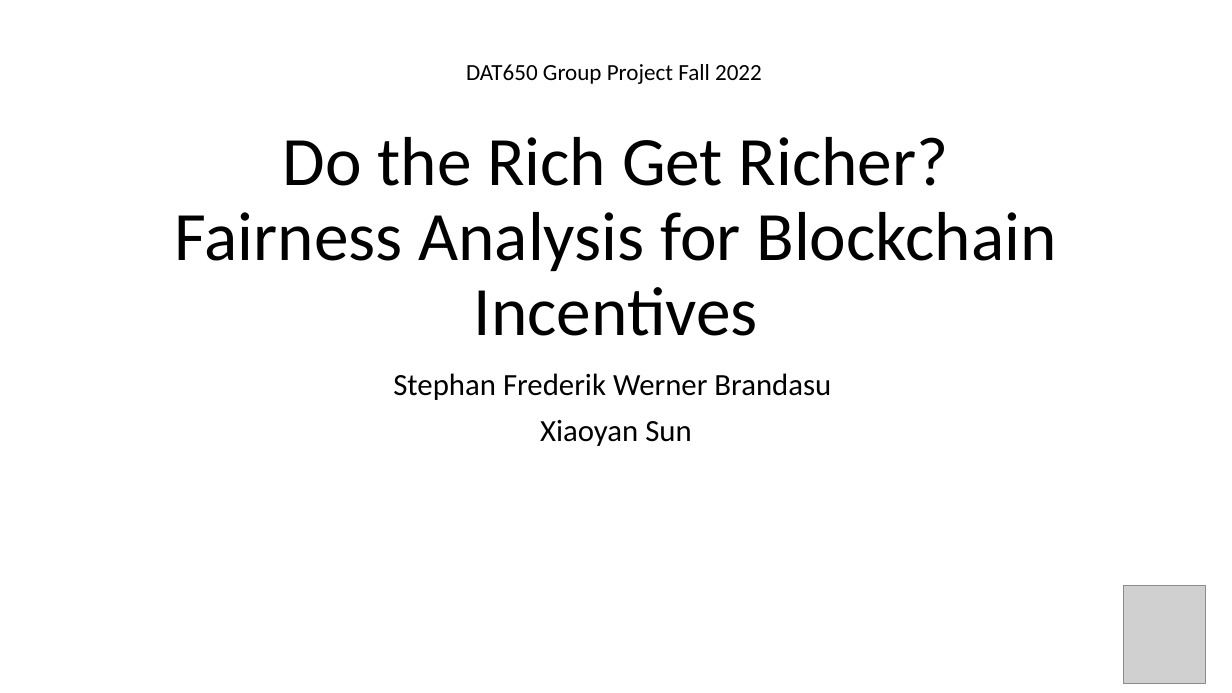
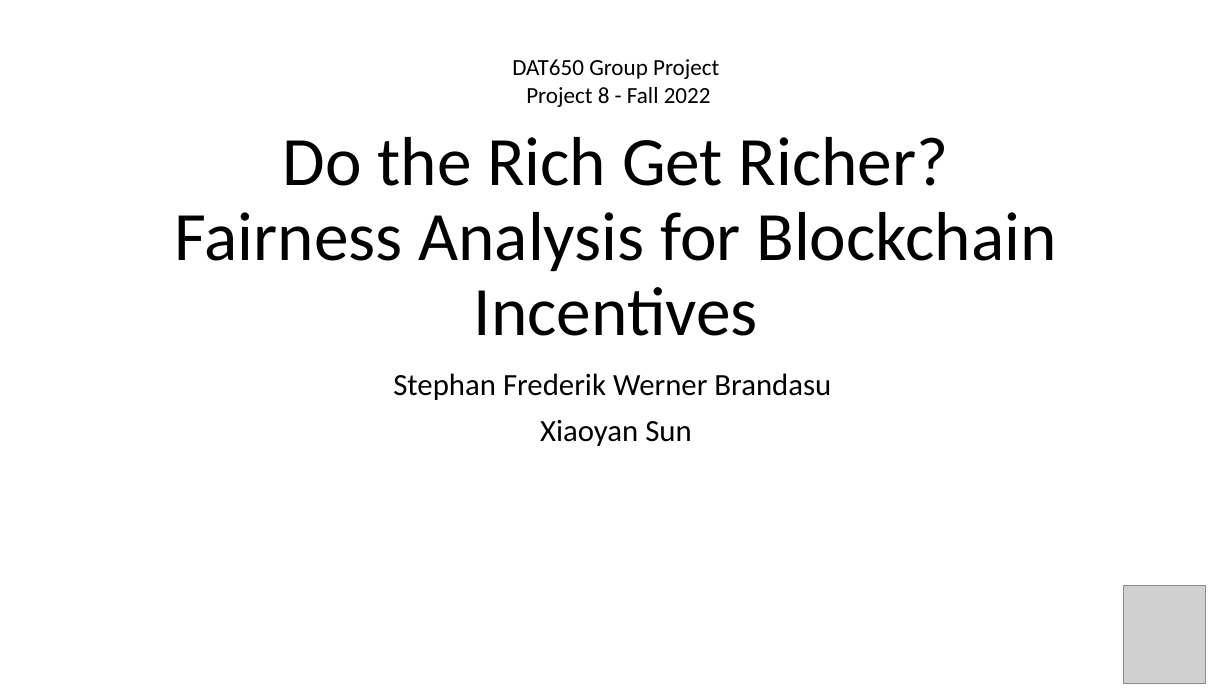
Before and after one commit to DAT650-2022/DAT650-Fairness-Analysis-for-Blockchain-Incentives, a slide deck: slide 1 of intro_pres.pptx. Drawn at 1232x693 pixels with LibreOffice and Linux fonts; fonts in the diff are those of the drawing; grey boxes stand for pictures. Boxes give left, top, right and bottom in pixels: in the first picture for what was removed or moved away, otherwise in the second. Text is boxed around its words. In the diff, an @@ line names an element or a change of style, - is before the commit and + after.

```diff
--- a/intro_pres.pptx
+++ b/intro_pres.pptx
@@ text at (512,59,719,107): text changed @@
-DAT650 Group Project Fall 2022
+DAT650 Group Project
+Project 8 - Fall 2022
```
Also in this commit, not shown: 5 other slides changed, 1 slide added.
